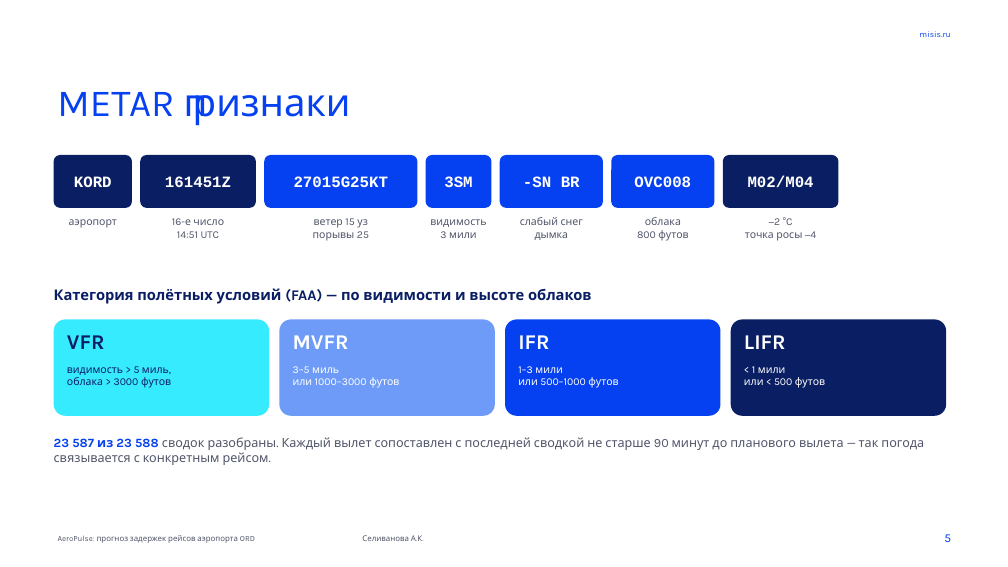
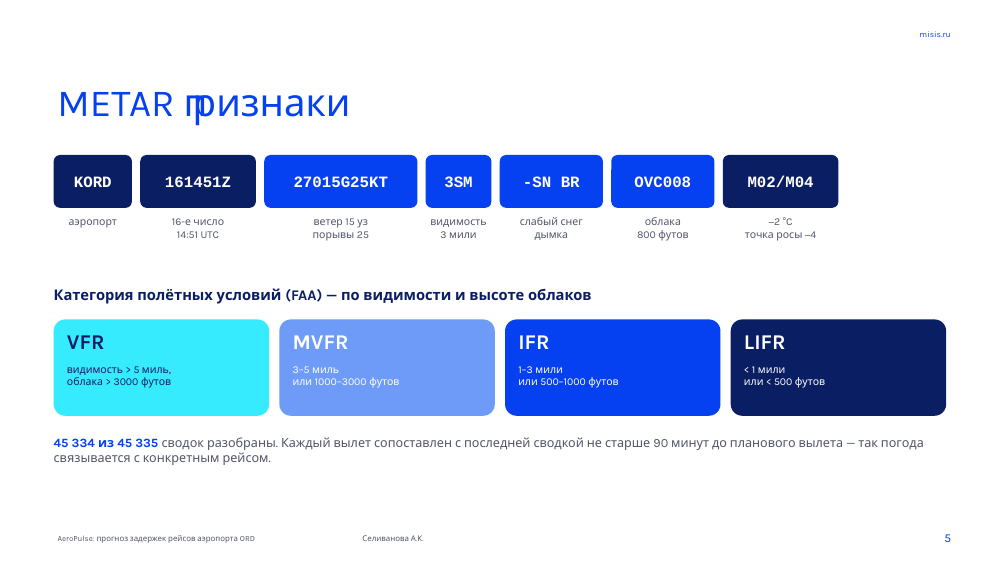
Before and after one commit to BuyBuy-Service/teterin, a slide deck: slide 5 of report/Презентация_AeroPulse.pptx. Drawn at 1008x567 pixels with LibreOffice and Linux fonts; fonts in the diff are those of the drawing; background and template pictures are left out. Boxes give left, top, right and bottom in pixels: in the first picture for what was removed or moved away, otherwise in the second. Text is boxed around its words. In the diff, an @@ line names an element or a change of style, - is before the commit and + after.

```diff
--- a/report/Презентация_AeroPulse.pptx
+++ b/report/Презентация_AeroPulse.pptx
@@ text at box(54, 437, 924, 465): text changed @@
-23 587 из 23 588 сводок разобраны. Каждый вылет сопоставлен с последней сводкой не старше 90 минут до планового вылета — так погода связывается с конкретным рейсом.
+45 334 из 45 335 сводок разобраны. Каждый вылет сопоставлен с последней сводкой не старше 90 минут до планового вылета — так погода связывается с конкретным рейсом.
```
Also in this commit, not shown: 8 other slides changed, 1 slide added, 25 other files.
